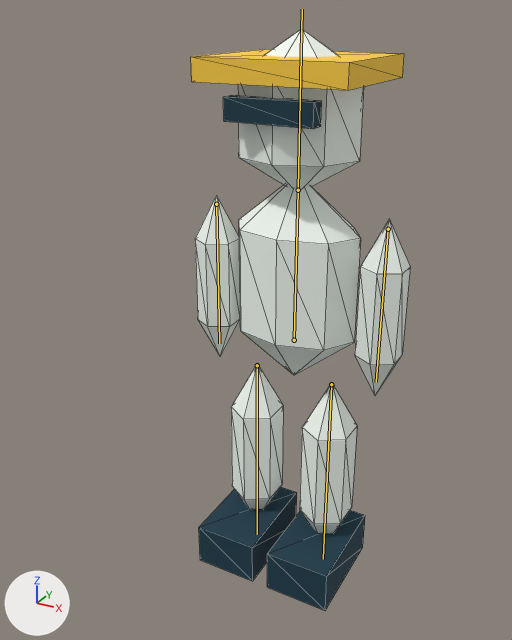
The glTF model assets/models/characters/runner_1.glb: old version first, new version second.
One viewpoint serves both versions: a 50 mm camera at (0.911, -1.918, 1.852) aimed at (-0.145, 0.001, 0.892). Arrows for +X, +Y and +Z are at lower left; the lights stay in place. The picture after the commit comes second. The bones that change, and the others that lie on the model, are drawn over the model as lines. Mesh edges are drawn as thin lines.

Objects in the first picture: 'runner_1'.
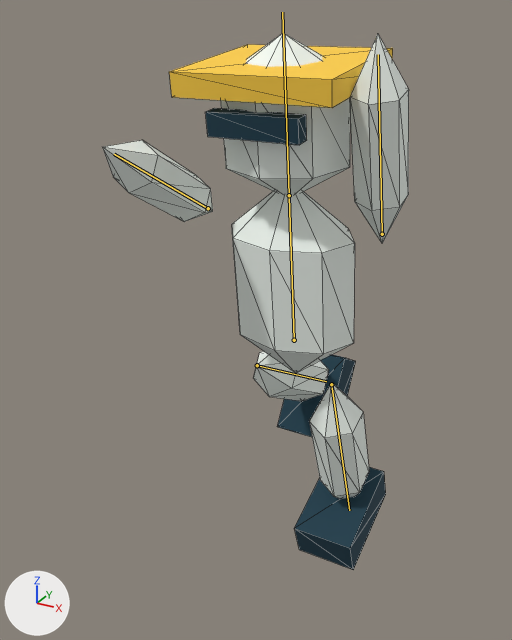
The newer file adds an action. The first version stands in its rest pose; the second is drawn at frame 7 of the action 'Climb'.

Edits to the scene script, one JSON object a line:
```json
{"block": "bone_legl", "where": "bone_legl = bpy.data.objects['RunnerRig'].pose.bones['LegL']  # child of 'Root'"}
{"op": "set", "path": "bone_legl.rotation_quaternion", "old": "(1.0, 0.0, 0.0, 0.0)", "new": "(-0.866, -0.501, 0.0, 0.0)", "note": "degrees (0, 0, 0) -> degrees (60, 0, 0)"}
{"block": "bone_legr", "where": "bone_legr = bpy.data.objects['RunnerRig'].pose.bones['LegR']  # child of 'Root'"}
{"op": "set", "path": "bone_legr.rotation_quaternion", "old": "(1.0, 0.0, 0.0, 0.0)", "new": "(-0.985, -0.175, 0.0, 0.0)", "note": "degrees (0, 0, 0) -> degrees (20, 0, 0)"}
{"block": "bone_spine", "where": "bone_spine = bpy.data.objects['RunnerRig'].pose.bones['Spine']  # child of 'Root'"}
{"op": "set", "path": "bone_spine.rotation_quaternion", "old": "(1.0, 0.0, 0.0, 0.0)", "new": "(0.998, 0.06, 0.0, 0.0)", "note": "degrees (0, 0, 0) -> degrees (7, 0, 0)"}
{"block": "bone_arml", "where": "bone_arml = bpy.data.objects['RunnerRig'].pose.bones['ArmL']  # child of 'Spine'"}
{"op": "set", "path": "bone_arml.rotation_quaternion", "old": "(1.0, 0.0, 0.0, 0.0)", "new": "(0.453, -0.891, 0.0, 0.0)", "note": "degrees (0, 0, 0) -> degrees (-126, 0, 0)"}
{"block": "bone_armr", "where": "bone_armr = bpy.data.objects['RunnerRig'].pose.bones['ArmR']  # child of 'Spine'"}
{"op": "set", "path": "bone_armr.rotation_quaternion", "old": "(1.0, 0.0, 0.0, 0.0)", "new": "(0.071, -0.997, 0.0, 0.0)", "note": "degrees (0, 0, 0) -> degrees (-172, 0, 0)"}
```

Changed parts and their boxes (x1, y1, x2, y2) in the pictures (512 x 640 px):
```json
{"object": "runner_1", "change": "posed", "before": [191, 29, 410, 611], "after": [102, 33, 409, 570], "on screen": "40% wider, 8% shorter"}
{"bone": "LegL", "before": "(257, 365) to (257, 534)", "after": "(257, 365) to (326, 381)"}
{"bone": "LegR", "before": "(331, 384) to (323, 559)", "after": "(331, 384) to (349, 510)"}
{"bone": "Spine", "before": "(294, 340) to (298, 190)", "after": "(294, 340) to (289, 195)"}
{"bone": "ArmL", "before": "(216, 204) to (219, 343)", "after": "(208, 208) to (114, 154)"}
{"bone": "ArmR", "before": "(388, 229) to (376, 382)", "after": "(382, 234) to (378, 54)"}
```
